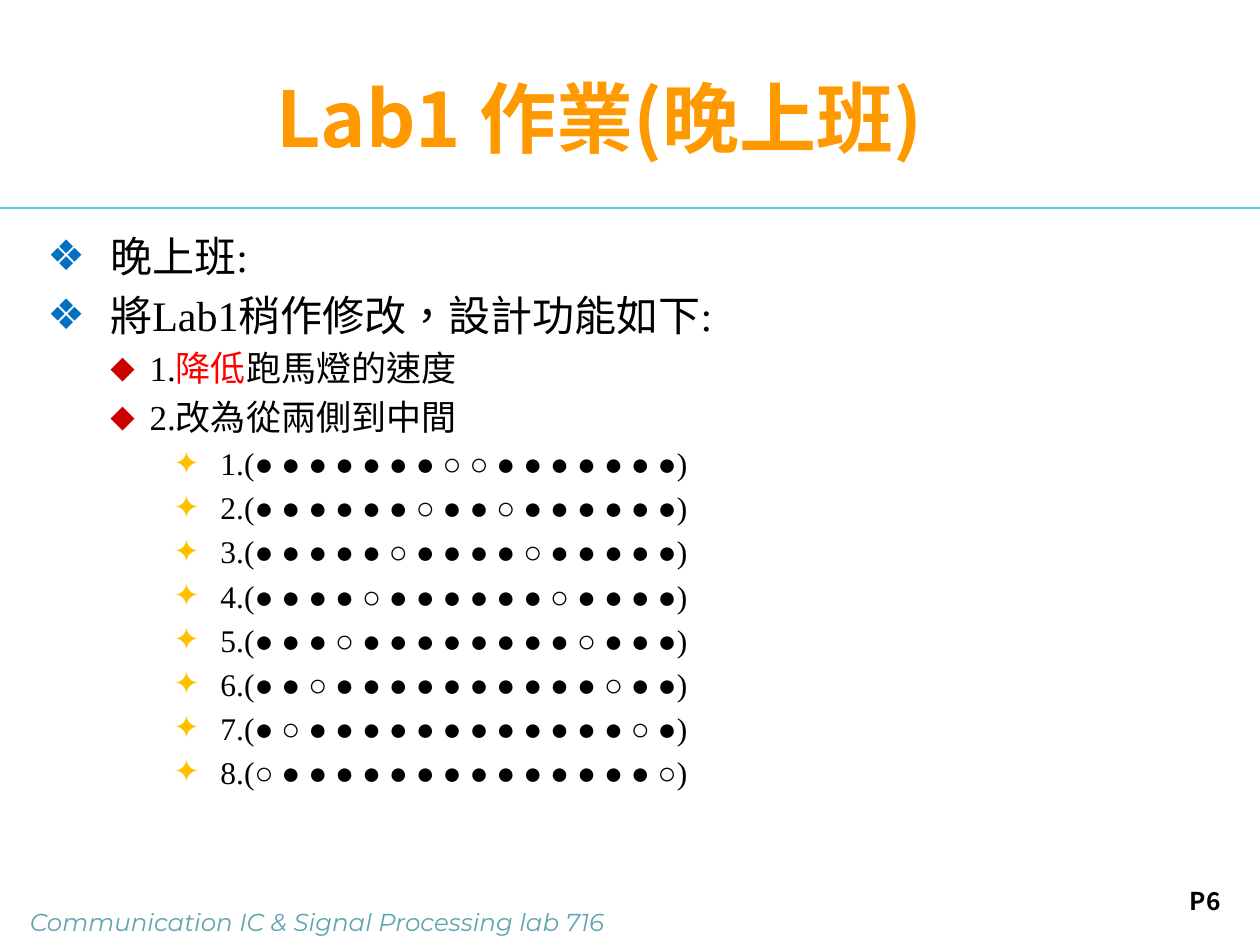
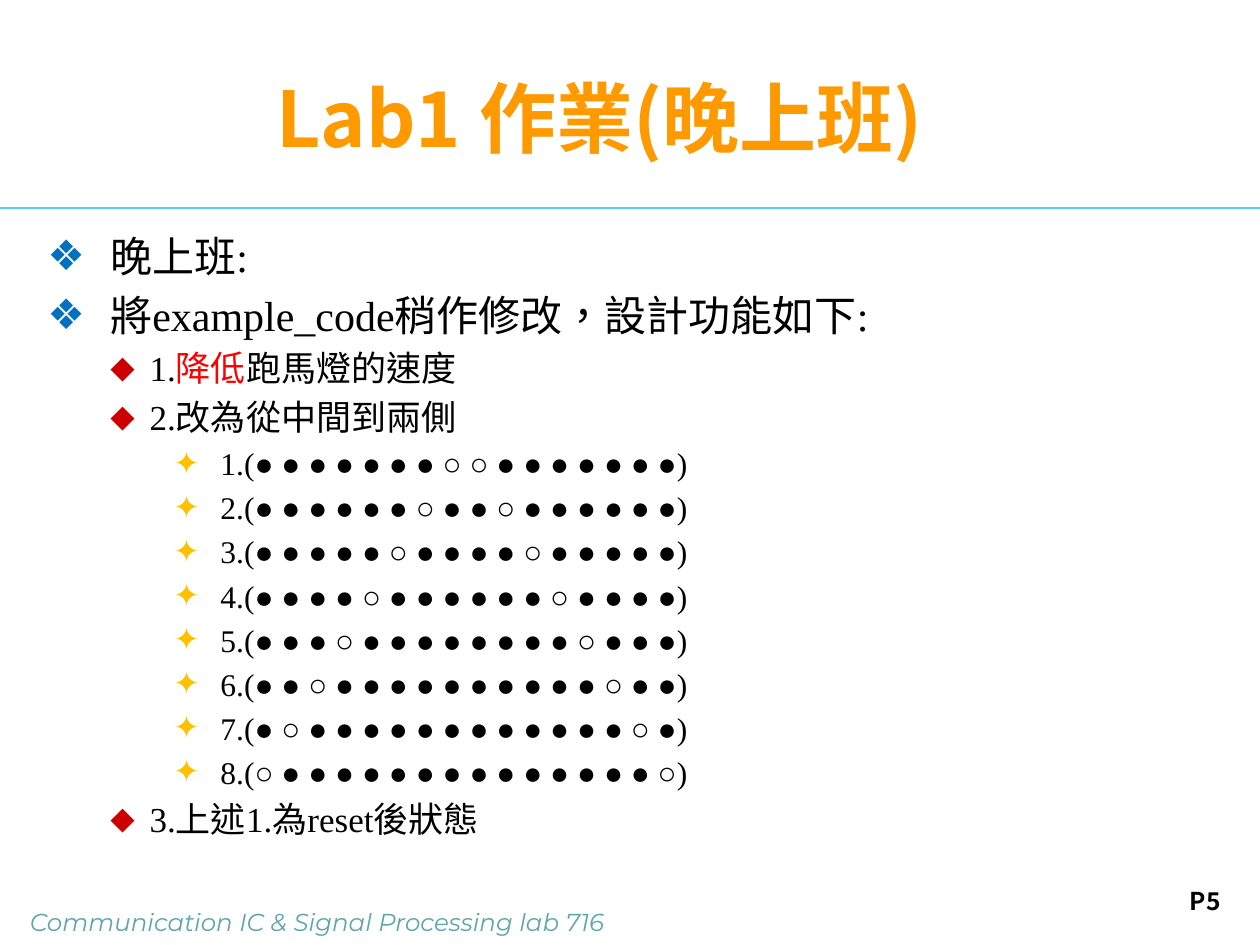
Before and after one commit to putoze/FPGA, a slide deck: slide 5 of lab1/lab1_e/Lab1_Flash_LED.pptx (slide 6 before the commit). Drawn at 1260x945 pixels with LibreOffice and Linux fonts; fonts in the diff are those of the drawing; background and template pictures are left out. Boxes give left, top, right and bottom in pixels: in the first picture for what was removed or moved away, otherwise in the second. Text is boxed around its words. In the diff, an @@ line names an element or a change of style, - is before the commit and + after.

```diff
--- a/lab1/lab1_e/Lab1_Flash_LED.pptx
+++ b/lab1/lab1_e/Lab1_Flash_LED.pptx
@@ text at [110, 295, 868, 340]: text changed @@
-❖ 將Lab1稍作修改，設計功能如下:
+❖ 將example_code稍作修改，設計功能如下:
@@ text at [150, 403, 457, 433]: text changed @@
-  ⬥ 2.改為從兩側到中間
+  ⬥ 2.改為從中間到兩側
@@ text at [150, 805, 479, 835]: paragraph added @@
+  ⬥ 3.上述1.為reset後狀態
@@ page number at [1190, 891, 1221, 911]: text changed @@
-P6
+P5
```
Also in this commit, not shown: 4 other slides changed, 1 slide removed, 56 other files.
